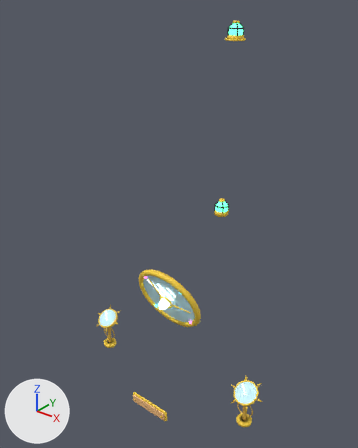
Two versions of the FBX model store-assets/buildings/SunMirrorTower/fbx/SunMirrorTower_T5_Upgrades.fbx, one commit apart.
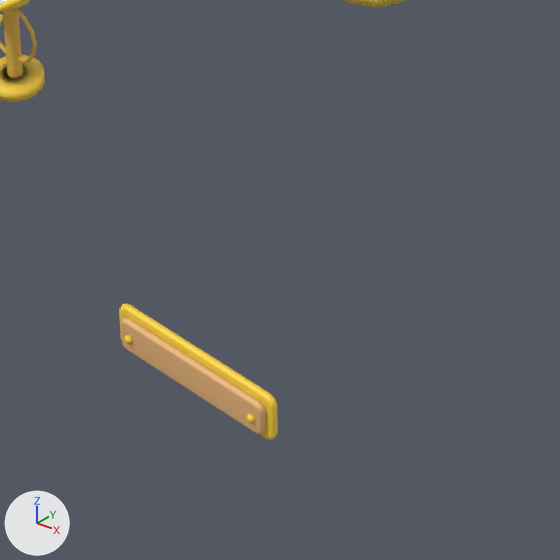
There are two pictures of each version: one whole from a 50 mm lens placed at (15.9, -24.21, 24.4), pointed at (-0.67, -3.49, 11.56), one close up on the part from 30% to 64% of the width and 73% to 100% of the height. Lighting does not change. The marker at lower left points along +X, +Y and +Z. The last two pictures show the newer version.

Names of what the first close-up shows: 'SunMirrorTowerT5U3Tracker1', 'SunMirrorTowerT5U5NamePlate' and 1 more.
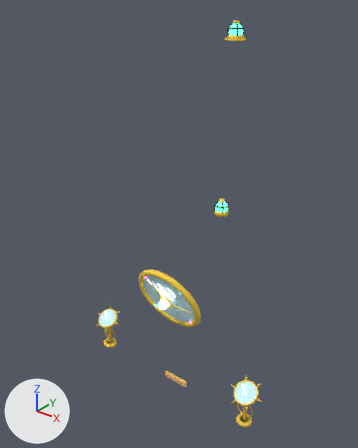
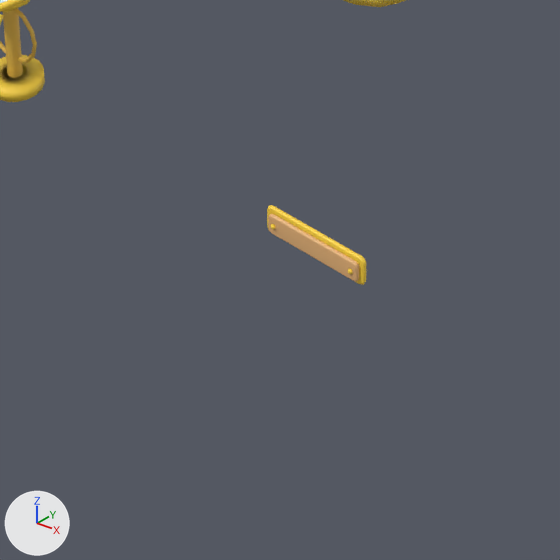
The newer file is also rescaled (x0.391), turned or shifted as a whole; pictures and numbers use the older file's frame.

Boxes [x1, y1, x2, y2] around the edits, measured in the close-ups (560 x 560 px):
'SunMirrorTowerT5U5NamePlate', moved, rescaled (38% narrower, 41% shorter): before [119, 303, 278, 440]; after [267, 205, 366, 285]

The change, as a list of edits to the scene's bpy script:
```text
Change ob_sunmirrortowert5u5nameplate:
    ob_sunmirrortowert5u5nameplate.location: (0.0, 0.0, 0.0) -> (0.0, -0.02, 0.52)
    ob_sunmirrortowert5u5nameplate.scale: (1.0, 1.0, 1.0) -> (0.64, 0.64, 0.64)
```
